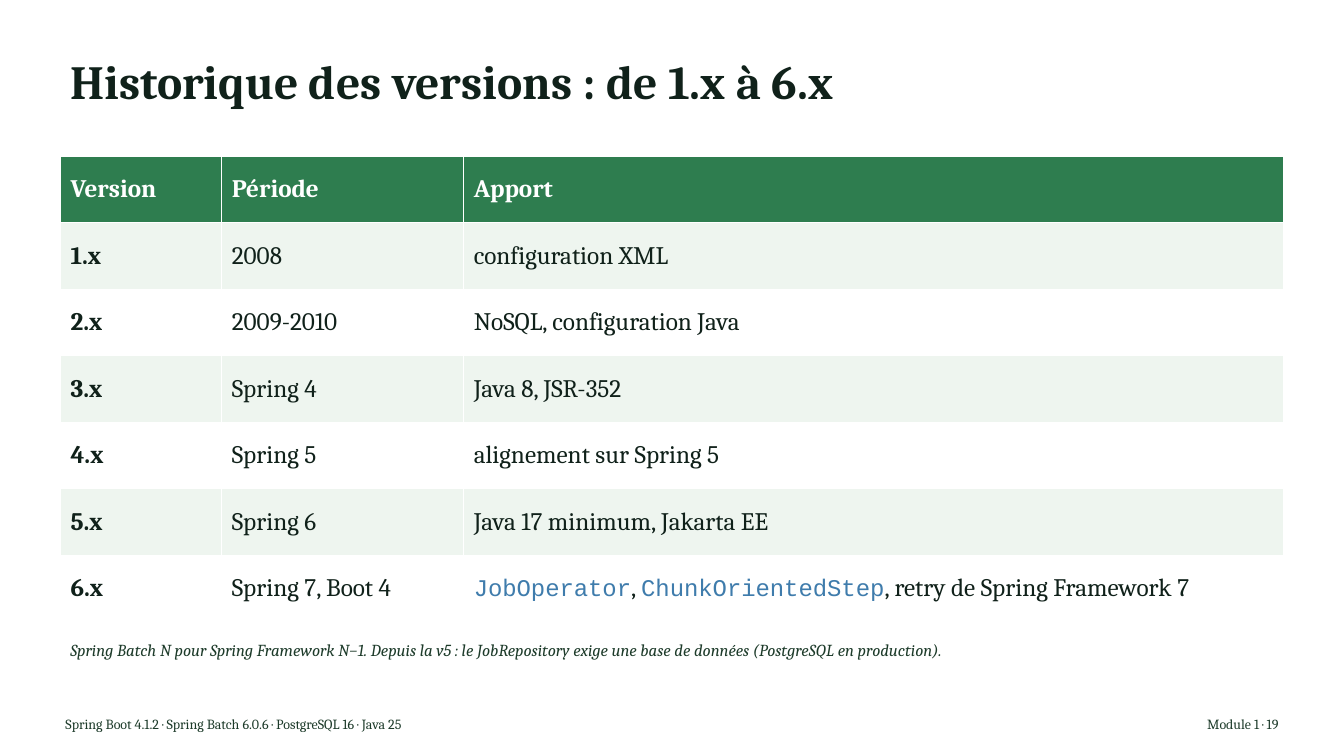
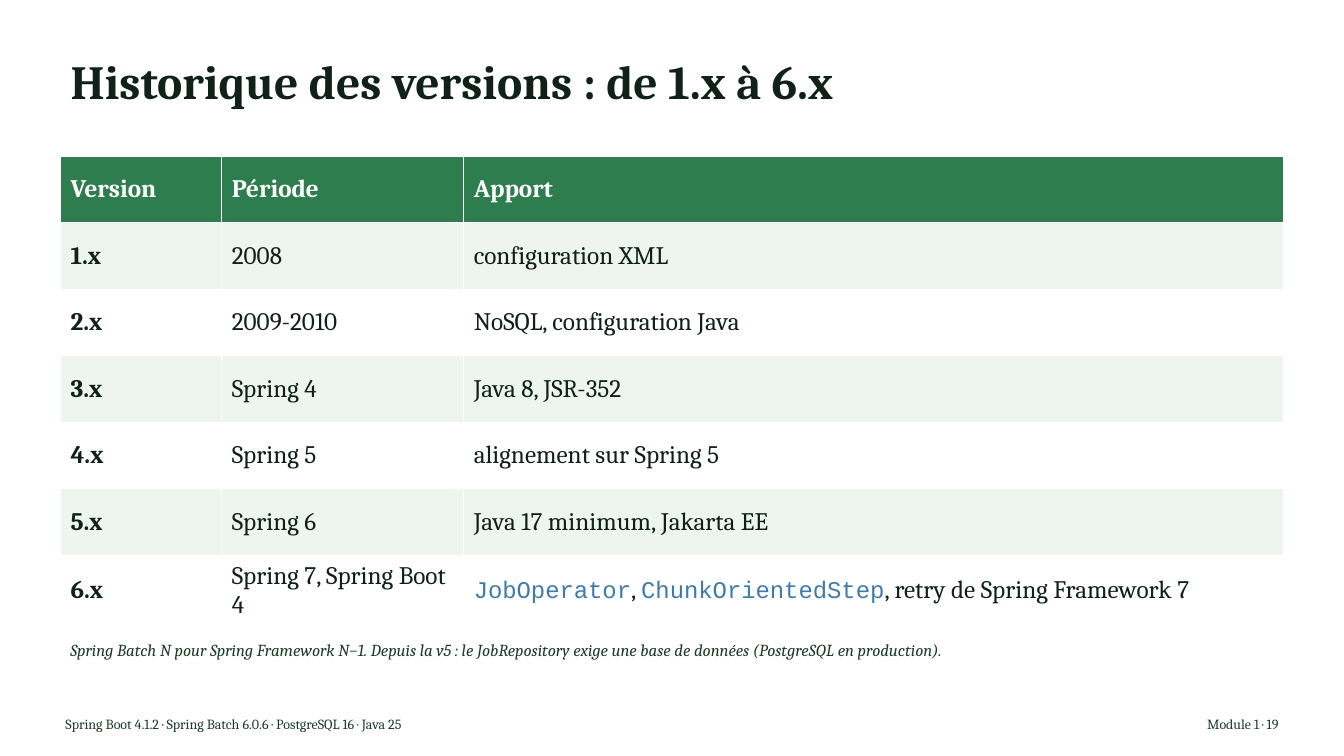
Before and after one commit to NaoufalHightech/tp-spring-batch, a slide deck: slide 16 of pptx/build/Spring_Batch_Module_1.pptx. Drawn at 1344x756 pixels with LibreOffice and Linux fonts; fonts in the diff are those of the drawing. Boxes give left, top, right and bottom in pixels: in the first picture for what was removed or moved away, otherwise in the second. Text is boxed around its words. In the diff, an @@ line names an element or a change of style, - is before the commit and + after.

```diff
--- a/pptx/build/Spring_Batch_Module_1.pptx
+++ b/pptx/build/Spring_Batch_Module_1.pptx
@@ table at (60,156,1284,622) @@
-row 7, column 2: Spring 7, Boot 4
+row 7, column 2: Spring 7, Spring Boot 4
```
Also in this commit, not shown: 3 other slides changed, 9 other files.
